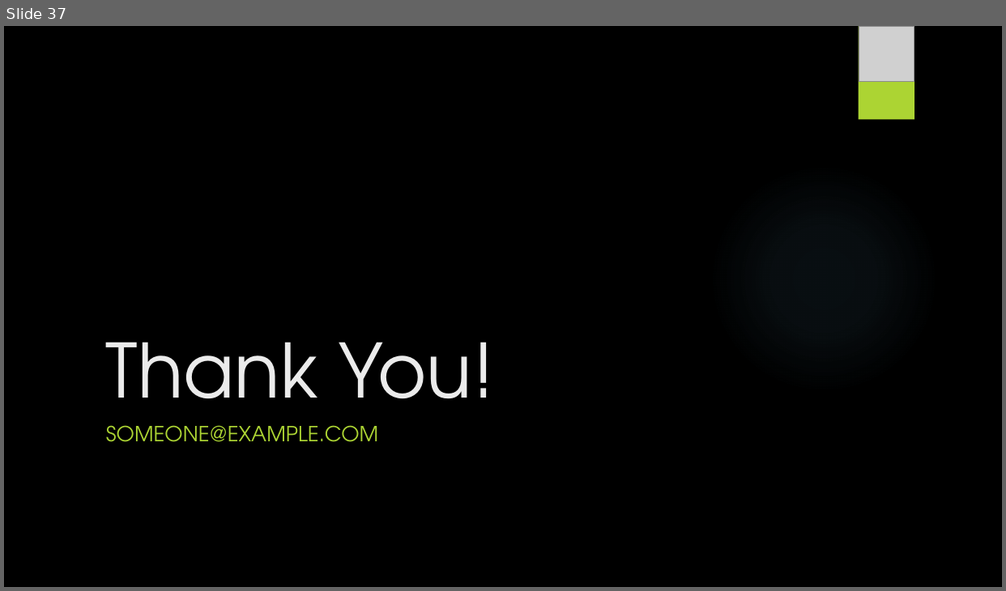
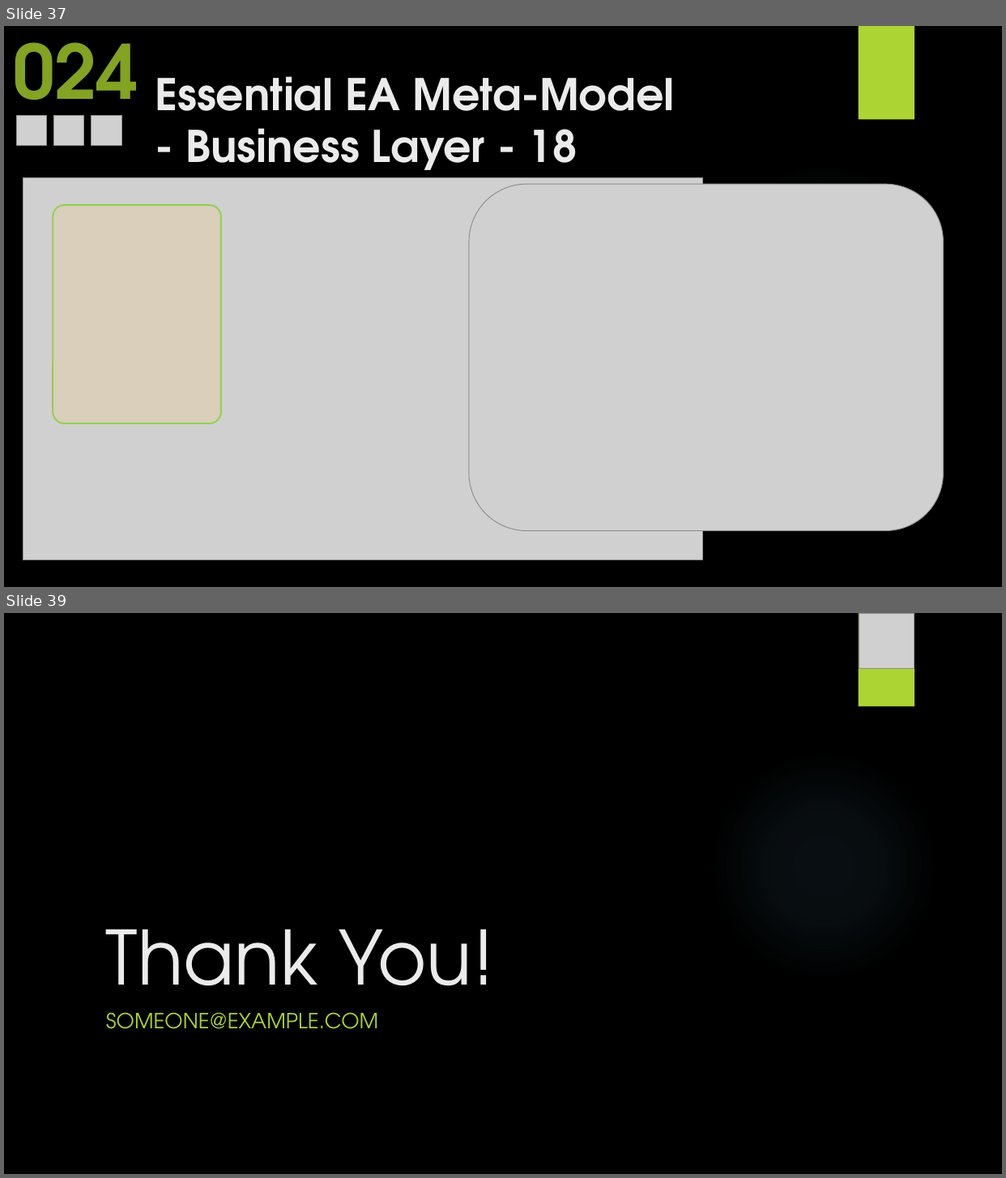
Before and after one commit to yasenstar/EA_MetaModel, a slide deck: Master_EAS_Meta-Model.pptx. Shown one above the other, each under a label of ours: slide 37 before the commit, slides 37 and 39 after it; the slides between them are not shown. The pictures are 1006x591 and 1006x1178 pixels, drawn with LibreOffice and Linux fonts; fonts in the diff are those of the drawing; grey boxes stand for pictures; background and template pictures are left out. Boxes give left, top, right and bottom in pixels: in the first picture for what was removed or moved away, otherwise in the second. Text is boxed around its words. In the diff, an @@ line names an element or a change of style, - is before the commit and + after.

```diff
--- a/Master_EAS_Meta-Model.pptx
+++ b/Master_EAS_Meta-Model.pptx
@@ slide 37 added at (4, 26, 1002, 587), background picture (left out); not listed: 1 template element that a slide beside it also shows @@
@@ text added at (13, 42, 138, 130), 72 pt, text #83A322, bold @@
+024
@@ rectangle added at (859, 26, 914, 120), fill #ACD433 @@
@@ title added at (155, 76, 675, 181), 42 pt, text #EBEBEB, bold @@
+Essential EA Meta-Model
+- Business Layer - 18
@@ picture added at (17, 116, 47, 146) @@
@@ picture added at (54, 116, 84, 146) @@
@@ picture added at (91, 116, 122, 146) @@
@@ picture added at (23, 178, 702, 561) @@
@@ picture added at (469, 184, 944, 531) @@
@@ rounded rectangle added at (53, 205, 221, 424), fill #FFCC66 at 20% opacity, outline #92D050 1.5 pt @@
@@ what was slide 37 is now slide 39 @@
```
Also in this commit, not shown: 1 slide changed, 1 other slide added, 11 other files.
